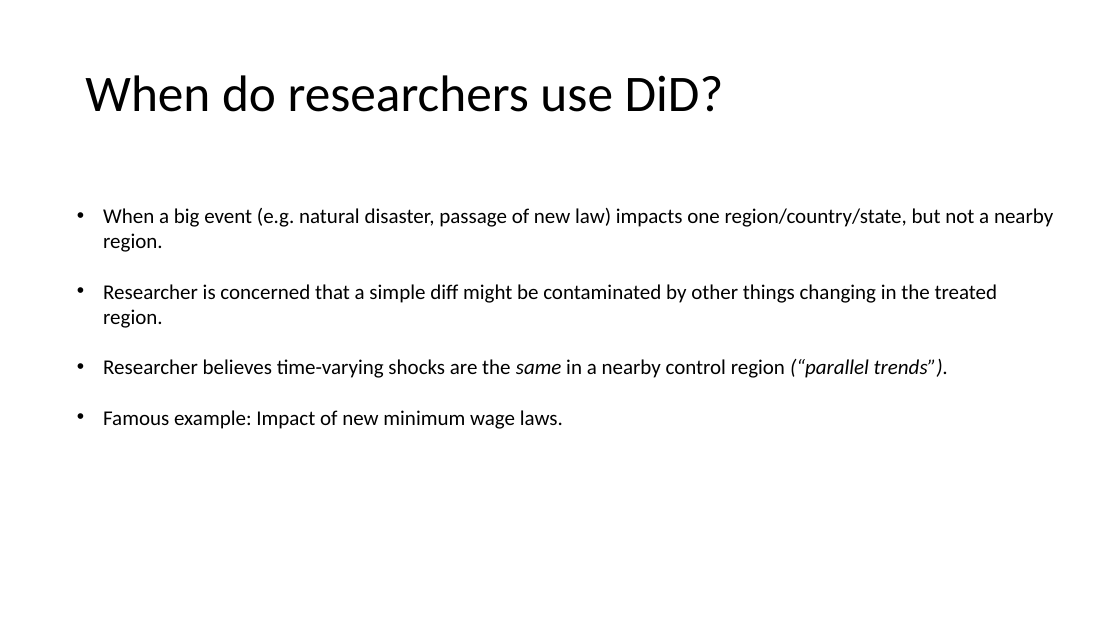
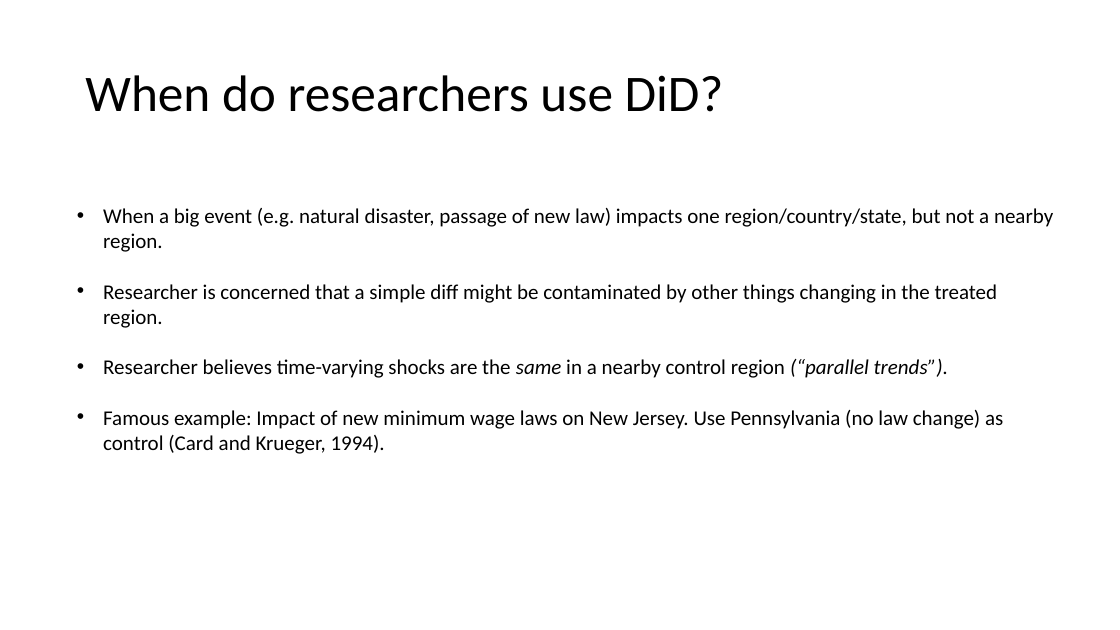
Before and after one commit to msr-ds3/coursework, a slide deck: slide 42 of week3/Day 4 - Inferring Causality with Observational Settings.pptx. Drawn at 1120x630 pixels with LibreOffice and Linux fonts; fonts in the diff are those of the drawing. Boxes give left, top, right and bottom in pixels: in the first picture for what was removed or moved away, otherwise in the second. Text is boxed around its words. In the diff, an @@ line names an element or a change of style, - is before the commit and + after.

```diff
--- a/week3/Day 4 - Inferring Causality with Observational Settings.pptx
+++ b/week3/Day 4 - Inferring Causality with Observational Settings.pptx
@@ text at (103,410,1003,454): text changed @@
-• Famous example: Impact of new minimum wage laws.
+• Famous example: Impact of new minimum wage laws on New Jersey. Use Pennsylvania (no law change) as control (Card and Krueger, 1994).
```
